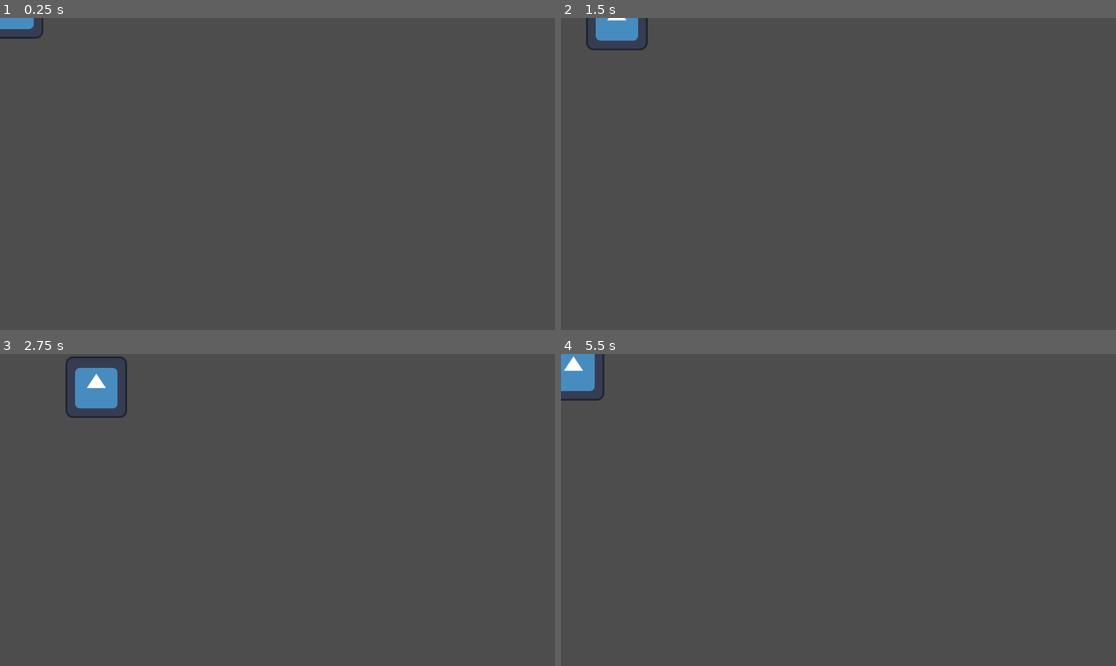
Above: before the commit, frames 1-4 (two rows, left to right).
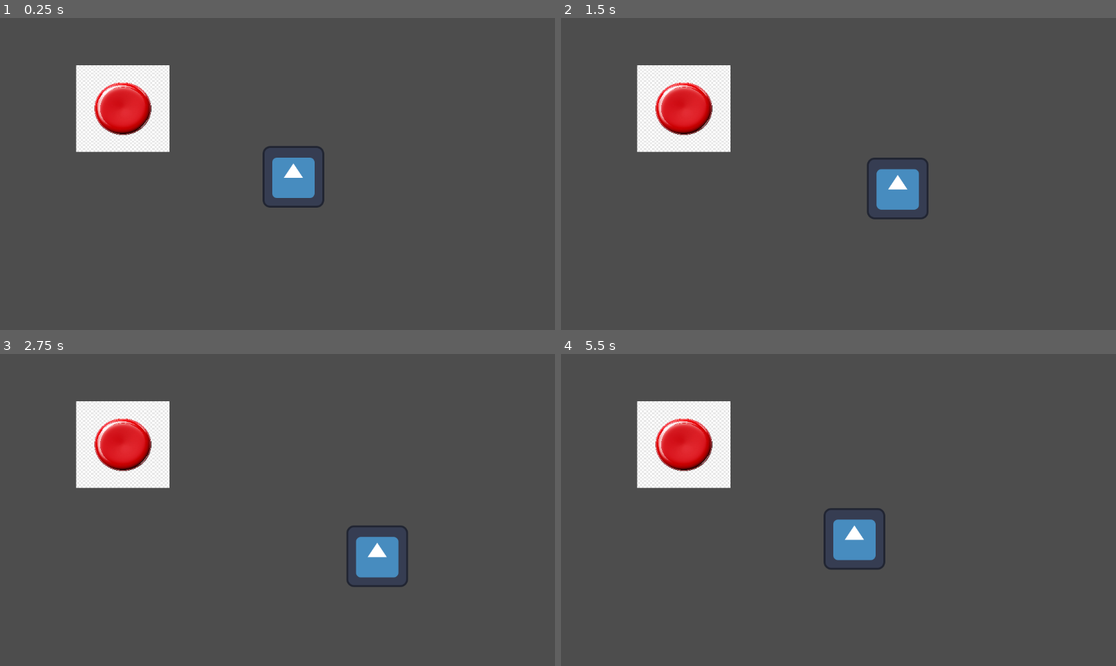
Above: after the commit, the same moments.

Repository: fava445/godot-wild-jam
Game: Godot game, scene res://Scenes/debug.tscn
The game is run twice, just before and just after one commit, with the same random seed, the same clock (stepped at 60 frames per second) and the same inputs. The engine's default icon, where the game draws it, is replaced by a stand-in: a white triangle on a blue panel in a dark square.
Inputs:
- Up to frame 1 (0.25 s): no input
- Up to frame 2 (1.5 s): tap Enter at 0.5 s; hold Keypad 6 (Right) 0.53-1.28 s; hold S (Down) from 1.28 s (still down)
- Up to frame 3 (2.75 s): release S (Down) at 2.03 s; hold Keypad 6 (Right) from 2.03 s (still down)
- Up to frame 4 (5.5 s): release Keypad 6 (Right) at 2.78 s; hold W (Up) 2.78-3.53 s; hold Left (Left) 3.53-5.03 s; hold S (Down) from 5.03 s (still down)

The runs differ from the first frame. In frame 1, 6.2% of the frame differs, in the area x 0-59%, y 0-61%; in frame 2, 6.7%; in frame 3, 7.0%, in the area x 11-74%, y 0-75%; in frame 4, 6.8%.

Commit message:
Button Added and Player movement overhaul

Diff:
--- a/Characters/Player/player.tscn
+++ b/Characters/Player/player.tscn
@@ -7,6 +7,7 @@
 size = Vector2(129, 127)
 
 [node name="Player" type="CharacterBody2D"]
+top_level = true
 script = ExtResource("1_pw7ub")
 
 [node name="Sprite2D" type="Sprite2D" parent="."]
--- a/Characters/Player/playerScript.gd
+++ b/Characters/Player/playerScript.gd
@@ -5,20 +5,21 @@
 const SPEED_GAIN = 20
 var SpeedY = 0
 var SpeedX = 0
+var move = Vector2.ZERO
 func _process(delta):
 	playerMovement()
 
 
 
+
 func playerMovement():
-	if Input.is_action_pressed("Down"):
-		self.position.y += 2
-	if Input.is_action_pressed("Up"):
-		self.position.y -= 2
-	if Input.is_action_pressed("Left"):
-		if not Input.is_action_pressed("Right"):
-			self.position.x -= 2
-	if Input.is_action_pressed("Right"):
-		if not Input.is_action_pressed("Left"):
-			self.position.x += 2
-	move_and_slide()
+	move = Vector2.ZERO
+	if Input.is_action_pressed("Down") and not Input.is_action_pressed("Up"):
+		move.y = 2
+	if Input.is_action_pressed("Up") and not Input.is_action_pressed("Down"):
+		move.y = -2
+	if Input.is_action_pressed("Left") and not Input.is_action_pressed("Right"):
+		move.x = -2
+	if Input.is_action_pressed("Right") and not Input.is_action_pressed("Left"):
+		move.x = 2
+	move_and_collide(move)
--- /dev/null
+++ b/Global/Global.gd
@@ -0,0 +1,2 @@
+extends Node
+var ButtonPressed
--- /dev/null
+++ b/Objects/Button1/Button1.tscn
@@ -0,0 +1,24 @@
+[gd_scene load_steps=4 format=3 uid="uid://cnoahaoiwguji"]
+
+[ext_resource type="Script" path="res://Objects/Button1/ButtonCode.gd" id="1_fb2dv"]
+[ext_resource type="Texture2D" uid="uid://gh0g5ej1oaxi" path="res://Objects/Button1/PlaceholderButton.jpg" id="1_ux818"]
+
+[sub_resource type="RectangleShape2D" id="RectangleShape2D_q4708"]
+size = Vector2(195, 180)
+
+[node name="StaticBody2D" type="StaticBody2D"]
+script = ExtResource("1_fb2dv")
+
+[node name="Sprite2D" type="Sprite2D" parent="."]
+position = Vector2(-20, -15)
+scale = Vector2(0.0778, 0.072)
+texture = ExtResource("1_ux818")
+
+[node name="Area2D" type="Area2D" parent="."]
+position = Vector2(-21, -16)
+
+[node name="CollisionShape2D" type="CollisionShape2D" parent="Area2D"]
+position = Vector2(1, 1)
+shape = SubResource("RectangleShape2D_q4708")
+
+[connection signal="body_entered" from="Area2D" to="." method="_on_area_2d_body_entered"]
--- /dev/null
+++ b/Objects/Button1/ButtonCode.gd
@@ -0,0 +1,8 @@
+extends StaticBody2D
+func _ready():
+	Global.ButtonPressed = false
+
+func _on_area_2d_body_entered(body):
+	if Global.ButtonPressed == false:
+		Global.ButtonPressed == true
+		print("OH MY GOD DEEPER DADDY DEEPER")
--- a/Scenes/debug.tscn
+++ b/Scenes/debug.tscn
@@ -1,8 +1,12 @@
-[gd_scene load_steps=2 format=3 uid="uid://b5n685hg2ws3v"]
+[gd_scene load_steps=3 format=3 uid="uid://b5n685hg2ws3v"]
 
 [ext_resource type="PackedScene" uid="uid://dguto3ucwk1rd" path="res://Characters/Player/player.tscn" id="1_7tnnl"]
+[ext_resource type="PackedScene" uid="uid://cnoahaoiwguji" path="res://Objects/Button1/Button1.tscn" id="2_1j46q"]
 
 [node name="Debug" type="Node2D"]
 
 [node name="Player" parent="." instance=ExtResource("1_7tnnl")]
-position = Vector2(27, -23)
+position = Vector2(610, 328)
+
+[node name="StaticBody2D" parent="." instance=ExtResource("2_1j46q")]
+position = Vector2(275, 203)
--- a/project.godot
+++ b/project.godot
@@ -14,6 +14,19 @@
 run/main_scene="res://Scenes/debug.tscn"
 config/features=PackedStringArray("4.2", "Mobile")
 config/icon="res://icon.svg"
+
+[autoload]
+
+Global="*res://Global/Global.gd"
+
+[file_customization]
+
+folder_colors={
+"res://Characters/": "blue",
+"res://Global/": "teal",
+"res://Objects/": "gray",
+"res://Scenes/": "orange"
+}
 
 [input]
 
Binary file added: Objects/Button1/PlaceholderButton.jpg
Not shown, added: Objects/Button1/PlaceholderButton.jpg.import
